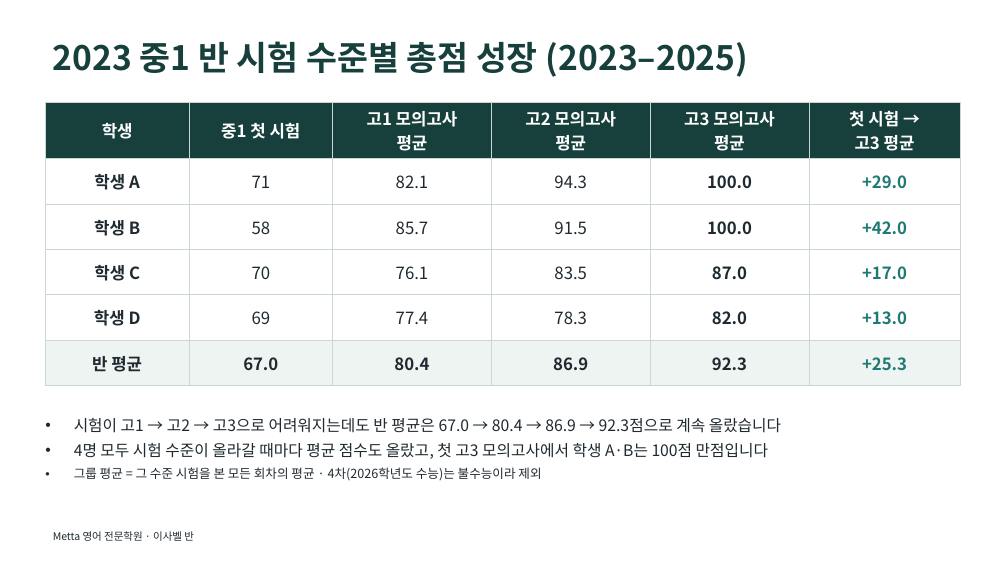
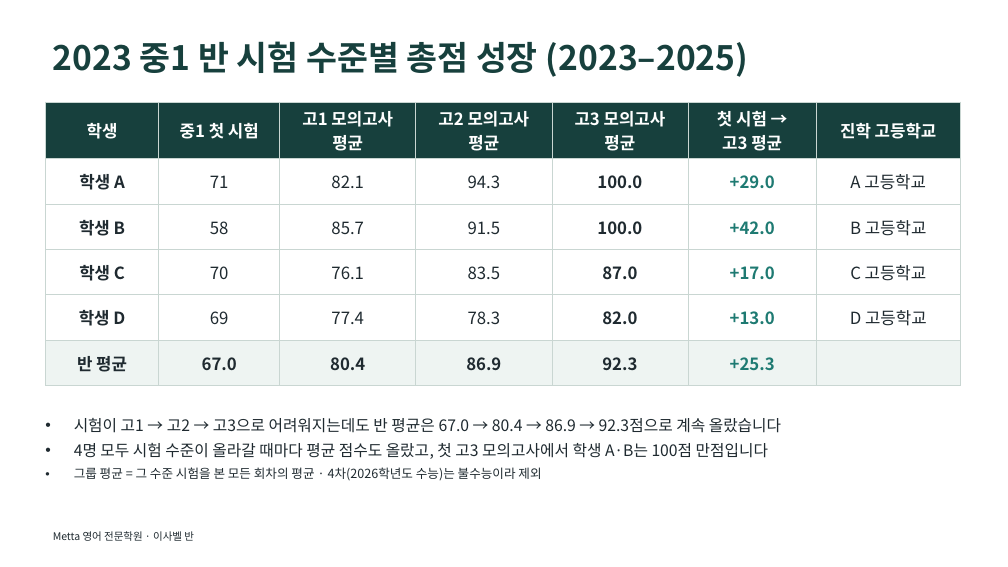
Before and after one commit to isaclina/izzie-English, a slide deck: slide 1 of output/isabel-cohorts/2023중1반_총점_성장.pptx. Drawn at 1008x567 pixels with LibreOffice and Linux fonts; fonts in the diff are those of the drawing. Boxes give left, top, right and bottom in pixels: in the first picture for what was removed or moved away, otherwise in the second. Text is boxed around its words. In the diff, an @@ line names an element or a change of style, - is before the commit and + after.

```diff
--- a/output/isabel-cohorts/2023중1반_총점_성장.pptx
+++ b/output/isabel-cohorts/2023중1반_총점_성장.pptx
@@ table at (45, 102, 960, 376) @@
+column 7: 진학 고등학교 | A 고등학교 | B 고등학교 | C 고등학교 | D 고등학교 | 
```
Also in this commit, not shown: 1 other file.
